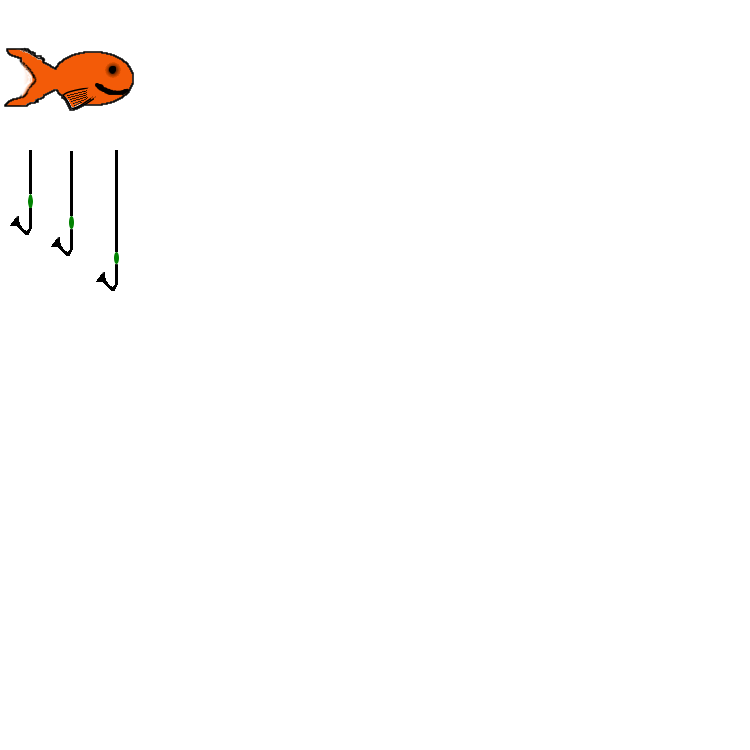
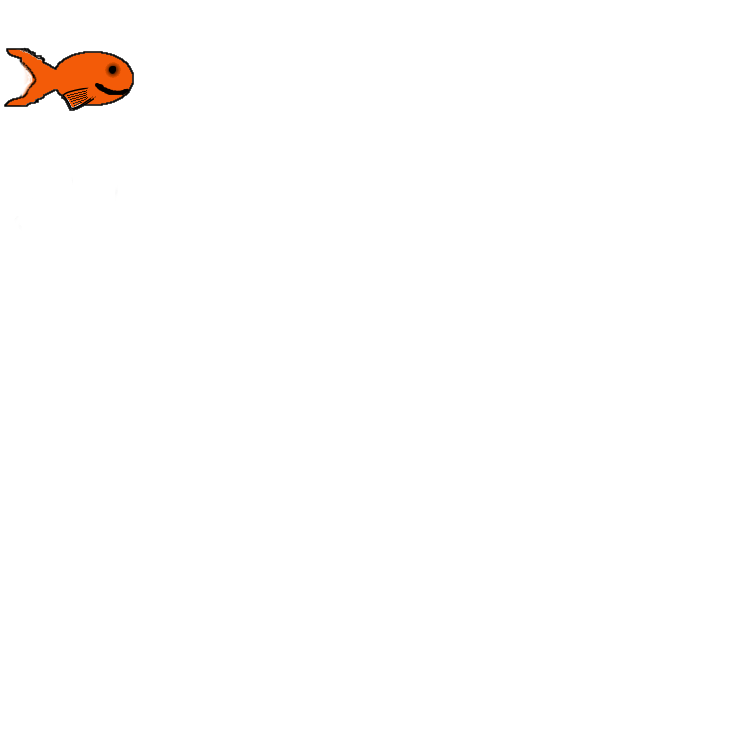
Comparing the layer stacks of the two 750x750 images. Changes:
removed layer "Dropped Buffer #1" over [96, 264, 118, 291]
removed layer "Dropped Buffer" over [51, 229, 73, 256]
painted on "Background" over [10, 150, 119, 264]
